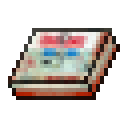
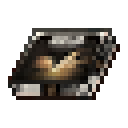
Before/after of a 128 x 128 layered artwork. What changed in the layer stack:
added layer "Layer 21" above "Layer 23" over (8, 32, 108, 84)
added layer "Layer 23" above "Layer 22" over (76, 28, 120, 100)
added layer "Layer 22" above "Layer 20" over (12, 80, 92, 96)
